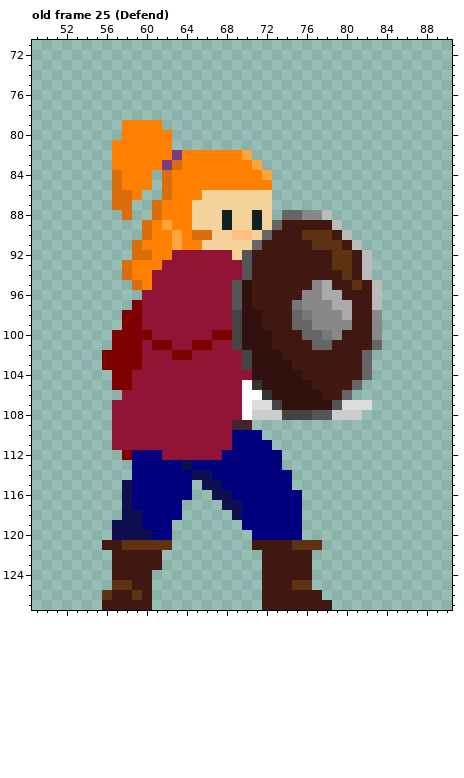
File history of a pixel-art file, Main Build/Art/Kell Cato Master Sprite.aseprite. Above: the version before the commit.
128x128 pixels, 67 frames. Shown: old frame 25 (Defend): x 49..90, y 71..127. The commit also changed other frames, which this record leaves out.
Now the later version:
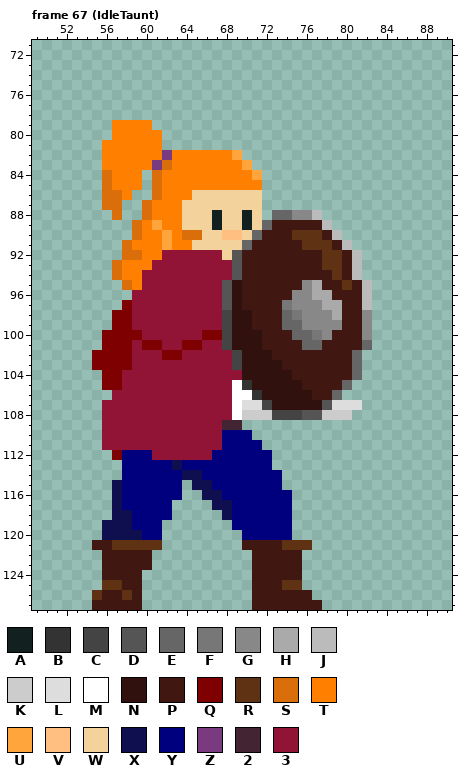
Palette (. is transparent): A #122020  B #333333  C #444444  D #555555  E #666666  F #777777  G #888888  H #aaaaaa  J #bbbbbb  K #cccccc  L #dddddd  M #ffffff  N #30110d  P #401811  Q #7f0000  R #5f3214  S #da6e0a  T #ff7f00  U #ffa53c  V #ffbf81  W #f4d29c  X #0f0f50  Y #00007f  Z #793a80  2 #422433  3 #911437
A new or re-ordered frame is compared with the old frame closest to it.
Change:
frames 67 -> 90
Changed rows in their new state; - is an unchanged pixel.
Frame 67 (IdleTaunt) is new; against old frame 25 (Defend):
first column x 55:
 79 --T---.----------------------
 80 --T----.---------------------
 81 -T-----.---------------------
 82 -T-----ZT-----U.-------------
 83 -T----ZST------U.------------
 84 -ST--.ST--------U.-----------
 85 -ST--.ST---------.-----------
 86 -S-T.-ST--W------.-----------
 87 -S-.-ST--W-------.-----------
 88 --S.-ST--W--AW-AW.E-G-J.-----
 89 ----STUT-W--AW-AWEP----J.----
 90 ----ST-UTS-W-V-WEP--R--PJ.---
 91 ---ST--UT-W----EP----R--PJ.--
 92 ---S-T-3-----WDP-------R-PJ.-
 93 --ST--3-------DP-------R-PJ.-
 94 --ST-3--------DP--------RPJ.-
 95 ---ST3-------DNP-----GHP-RPJ.
 96 ----3--------DNP----G-H-P--J.
 97 ---Q3--------DNP---FG--H-P-J.
 98 --Q-3--------CN-P--EFG--HP-G.
 99 --Q-3--------CN-P--E-G---P-G.
100 -Q---3-----Q-CN--P--E-FGP--G.
101 -Q--3Q-3-Q-3-CN--P---E-P---E.
102 Q---3--Q-3----CN--P-------E.-
103 Q---3---------CN---P------E.-
104 -Q-3-----------N----P-----E.-
105 -Q-3----------MBN----P---E.--
106 --3-----------M-BN----P-E.---
107 -3------------ML-CN----DL--.-
108 -3------------MK--C--D-K--.--
109 -3-----------2-.-------------
110 -3-----------Y--.------------
111 -3-----------Y---.-----------
112 --QY--3-----Y-----.----------
113 ---Y----XY--------.----------
114 ---Y-----X-Y-------.---------
115 --XY-----.X-Y------.---------
116 --XY-----.-X-Y------.--------
117 --XY----.---X-Y-----.--------
118 --X-Y---.----XY-----.--------
119 -X--Y--.------Y-----.--------
120 -X---Y-.-------Y----.--------
121 P-R----.-------P---R--.------
122 -P----.---------P----.-------
123 -P----.---------P----.-------
124 -P---.----------P----.-------
125 -R-P-.----------P--R-.-------
126 RP-RP.----------P-----.------
127 P----.----------P------.-----
